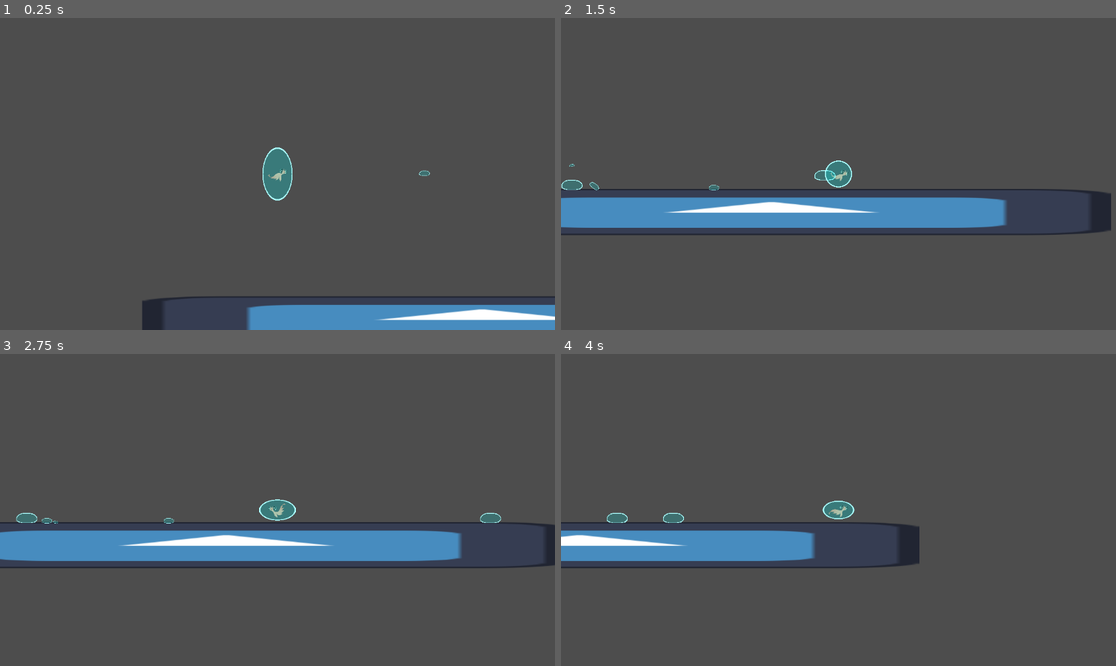
Above: before the commit, frames 1-4 (two rows, left to right).
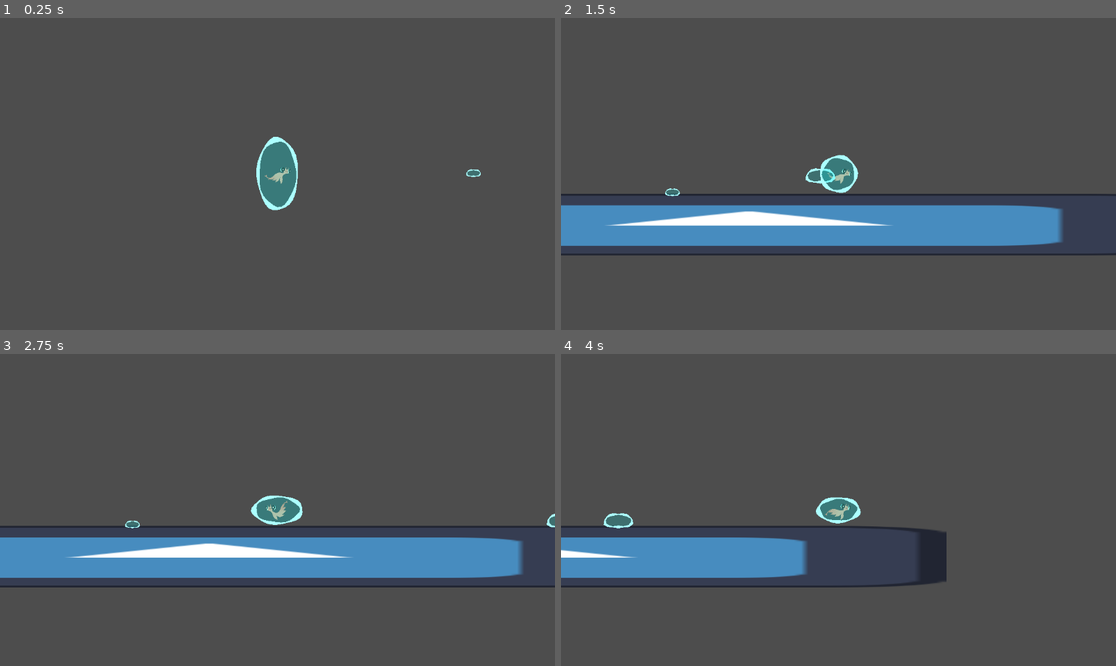
Above: after the commit, the same moments.

Repository: FelixChevrel/GlobalGameJam
Game: Godot game, scene res://TestScene.tscn
Two runs of this game, one before a commit and one after it. Both use one fixed random seed, a clock stepped at 60 frames per second and the inputs below. The engine's default icon, where the game draws it, is replaced by a stand-in: a white triangle on a blue panel in a dark square.
Inputs:
- Up to frame 1 (0.25 s): no input
- Up to frame 2 (1.5 s): hold Q (shoot) 0.53-1.28 s; hold D (move_right) from 0.53 s (still down); tap Space (jump) at 0.77 s; tap Q (shoot) at 1.35 s
- Up to frame 3 (2.75 s): tap Space (jump) at 1.52 s; release D (move_right) at 2.03 s; hold A (move_left) from 2.03 s (still down); hold Q (shoot) from 2.03 s (still down)
- Up to frame 4 (4 s): release A (move_left) at 2.78 s; release Q (shoot) at 2.78 s; hold D (move_right) from 2.78 s (still down); tap Q (shoot) at 2.85 s; tap Space (jump) at 3.02, 3.77 s; hold Q (shoot) from 3.53 s (still down)

The runs differ from the first frame. In frame 1, 6.1% of the frame differs, in the area x 25-100%, y 38-100%; in frame 2, 13%, in the area x 0-100%, y 43-77%; in frame 3, 12%; in frame 4, 7.1%.

Commit message:
water ondulation

Diff:
--- a/PlayerCharacter/SCN_PrawnPlayer.tscn
+++ b/PlayerCharacter/SCN_PrawnPlayer.tscn
@@ -13,6 +13,7 @@
 [ext_resource type="Texture2D" uid="uid://dki6b5y0kli8f" path="res://PlayerCharacter/sprite/IMG_2417.png" id="9_amgps"]
 [ext_resource type="Texture2D" uid="uid://pnov7ek1p07" path="res://PlayerCharacter/sprite/IMG_2416.png" id="10_t7w3e"]
 [ext_resource type="Texture2D" uid="uid://b6ayg3o0e228a" path="res://PlayerCharacter/sprite/IMG_2415.png" id="11_nr0vc"]
+[ext_resource type="Curve" uid="uid://b1w7finrxfw8r" path="res://curves/SCN_PrawnPlayer.tres" id="12_fx8lq"]
 
 [sub_resource type="CircleShape2D" id="CircleShape2D_1mndu"]
 radius = 50.0
@@ -139,7 +140,6 @@
 shape = SubResource("CircleShape2D_1mndu")
 
 [node name="Camera2D" type="Camera2D" parent="."]
-zoom = Vector2(0.75, 0.75)
 
 [node name="Iframe" type="Timer" parent="."]
 wait_time = 0.25
@@ -165,6 +165,7 @@
 points = PackedVector2Array(1, -3)
 closed = true
 width = 3.0
+width_curve = ExtResource("12_fx8lq")
 default_color = Color(0.67451, 1, 1, 1)
 script = ExtResource("3_0yaw3")
 
--- a/Scripts/bubble.gd
+++ b/Scripts/bubble.gd
@@ -8,6 +8,7 @@
 var ptsDefaultArray = []
 
 #ondulationSystem
+var rotationSpeed : float = 0.5
 
 # Called when the node enters the scene tree for the first time.
 func _ready():
@@ -18,8 +19,11 @@
 
 # Called every frame. 'delta' is the elapsed time since the previous frame.
 func _process(delta):
+	if (rotationSpeed != 0):
 
-
+		$".".rotation += delta * rotationSpeed
+	else :
+		$".".rotation += delta * 0.5
 
 
 	pass
@@ -33,6 +37,7 @@
 
 	for i in ptsNbr :
 
+
 		add_point(v,i)
 
 		v = v.rotated(2 * PI/ptsNbr)
--- /dev/null
+++ b/curves/SCN_PrawnPlayer.tres
@@ -0,0 +1,7 @@
+[gd_resource type="Curve" format=3 uid="uid://b1w7finrxfw8r"]
+
+[resource]
+min_value = 1.0
+max_value = 3.0
+_data = [Vector2(0, 1), 0.0, 0.0, 0, 0, Vector2(0.1, 3), 0.0, 0.0, 0, 0, Vector2(0.2, 1), 0.0, 0.0, 0, 0, Vector2(0.3, 3), 0.0, 0.0, 0, 0, Vector2(0.4, 1), 0.0, 0.0, 0, 0, Vector2(0.5, 3), 0.0, 0.0, 0, 0, Vector2(0.6, 1), 0.0, 0.0, 0, 0, Vector2(0.7, 3), 0.0, 0.0, 0, 0, Vector2(0.8, 1), 0.0, 0.0, 0, 0, Vector2(0.9, 3), 0.0, 0.0, 0, 0, Vector2(1, 1), 0.0, 0.0, 0, 0]
+point_count = 11
--- a/gameplayComponent/WaterDroplet.tscn
+++ b/gameplayComponent/WaterDroplet.tscn
@@ -1,7 +1,8 @@
-[gd_scene load_steps=4 format=3 uid="uid://1u506ll718wq"]
+[gd_scene load_steps=5 format=3 uid="uid://1u506ll718wq"]
 
 [ext_resource type="Texture2D" uid="uid://8l7jg2jkfimf" path="res://utilitySprite/droplet.png" id="1_5mved"]
 [ext_resource type="Script" path="res://Scripts/WaterDroplet.gd" id="1_whibp"]
+[ext_resource type="Curve" uid="uid://b1w7finrxfw8r" path="res://curves/SCN_PrawnPlayer.tres" id="3_17wyn"]
 
 [sub_resource type="PhysicsMaterial" id="PhysicsMaterial_ckj32"]
 friction = 10.0
@@ -26,6 +27,7 @@
 points = PackedVector2Array(0, -6, 4, -6, 9, -5, 13, -2, 14, 0, 14, 3, 11, 6, 5, 7, 0, 7, -6, 7, -11, 6, -14, 4, -14, 0, -12, -3, -9, -5, -5, -6)
 closed = true
 width = 1.0
+width_curve = ExtResource("3_17wyn")
 default_color = Color(0.67451, 1, 1, 1)
 
 [node name="Area2D" type="Area2D" parent="."]
--- a/platformer_controller/platformer_controller.gd
+++ b/platformer_controller/platformer_controller.gd
@@ -177,6 +177,7 @@
 	if (dir.x == 0):
 		$ShrimpGraphic/ShrimpAnim.speed_scale = 0.5
 
+
 	if Input.is_action_just_pressed(input_jump):
 		holding_jump = true
 		start_jump_buffer_timer()
@@ -259,7 +260,7 @@
 
 	_was_on_ground = is_feet_on_ground()
 
-
+	$Graphic/Node2D/Line2D.rotationSpeed = clamp(velocity.x * 0.01, -3, 3)
 
 	previous_velocity = velocity
 	move_and_slide()
Not shown: 1 places in PlayerCharacter/SCN_PrawnPlayer.tscn that only renumber resources
